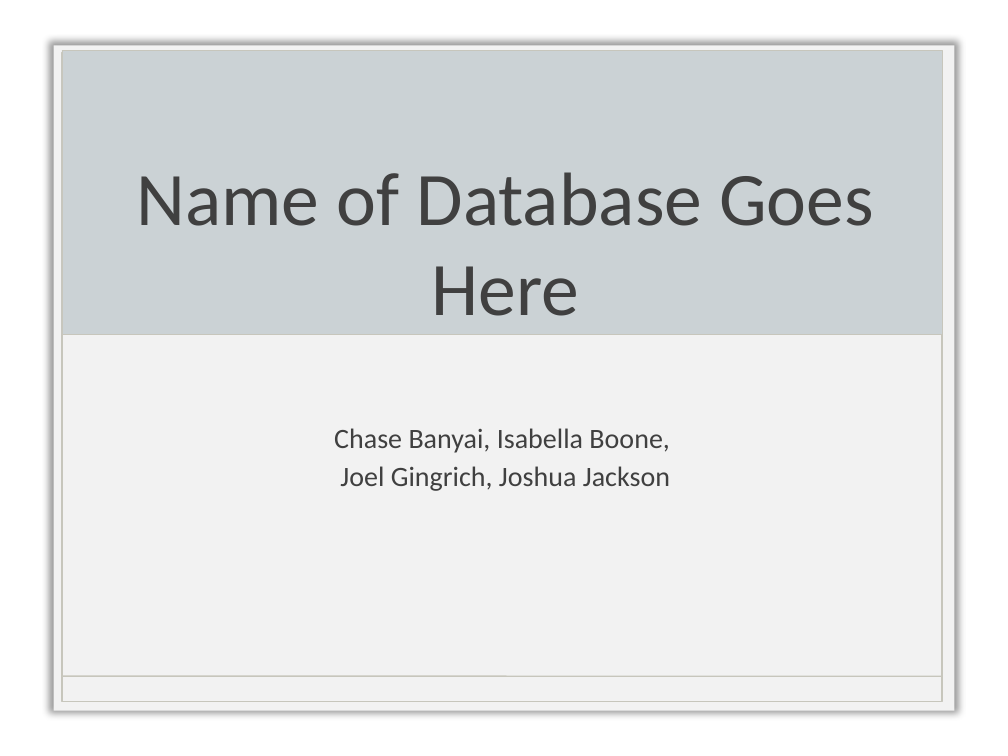
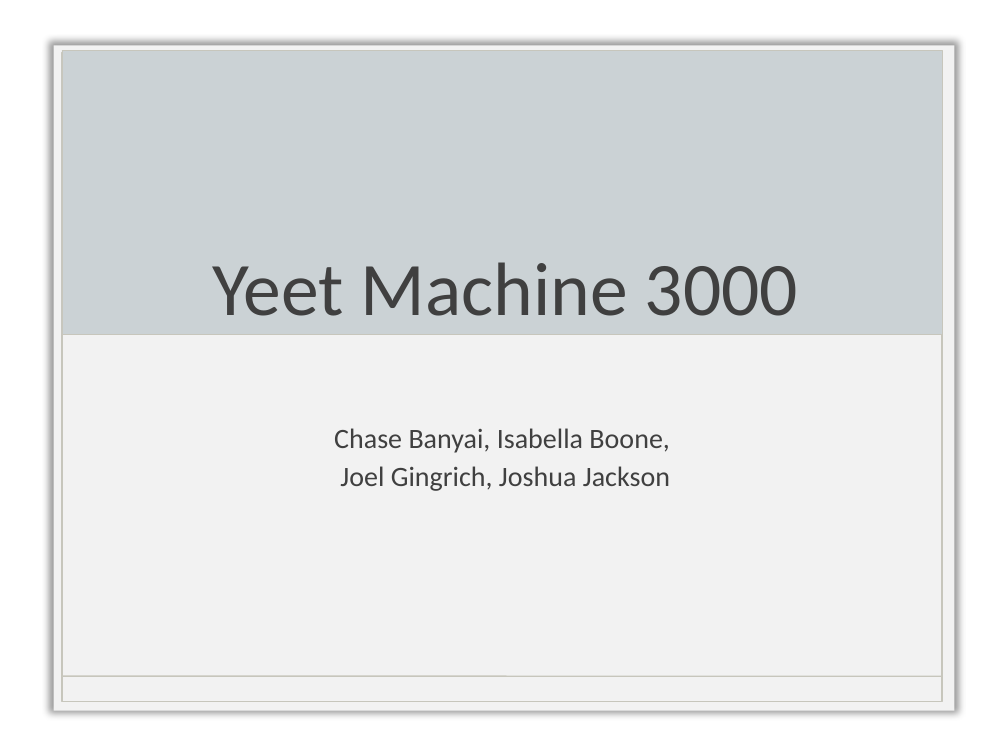
Before and after one commit to IsabellaBoone/Database-Visualizer, a slide deck: slide 1 of Presentation.pptx. Drawn at 1008x756 pixels with LibreOffice and Linux fonts; fonts in the diff are those of the drawing; background and template pictures are left out. Boxes give left, top, right and bottom in pixels: in the first picture for what was removed or moved away, otherwise in the second. Text is boxed around its words. In the diff, an @@ line names an element or a change of style, - is before the commit and + after.

Commit message:
more pp

```diff
--- a/Presentation.pptx
+++ b/Presentation.pptx
@@ title at [212,262,798,316]: text changed @@
-Name of Database Goes Here
+Yeet Machine 3000
```
Also in this commit, not shown: 1 other slide changed.
